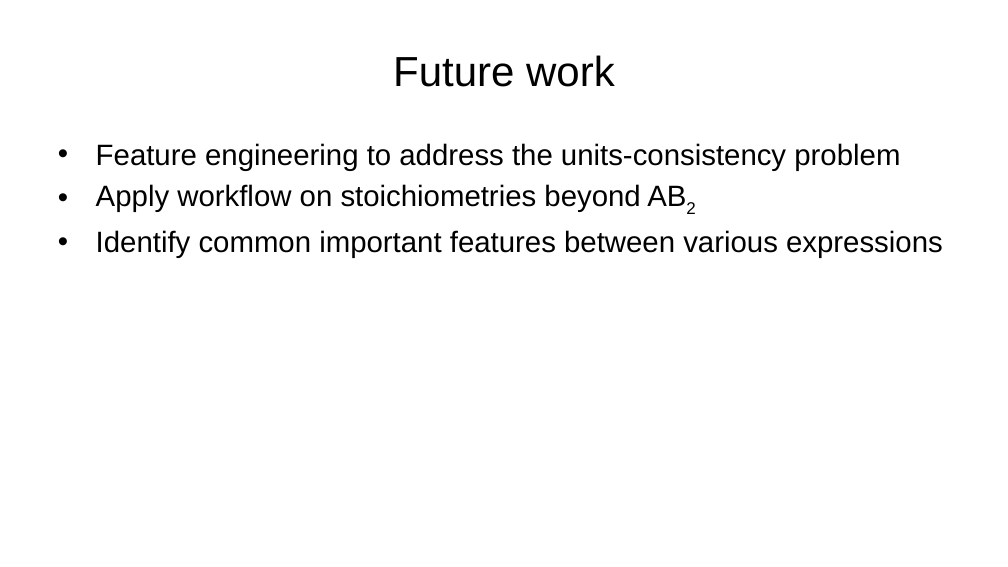
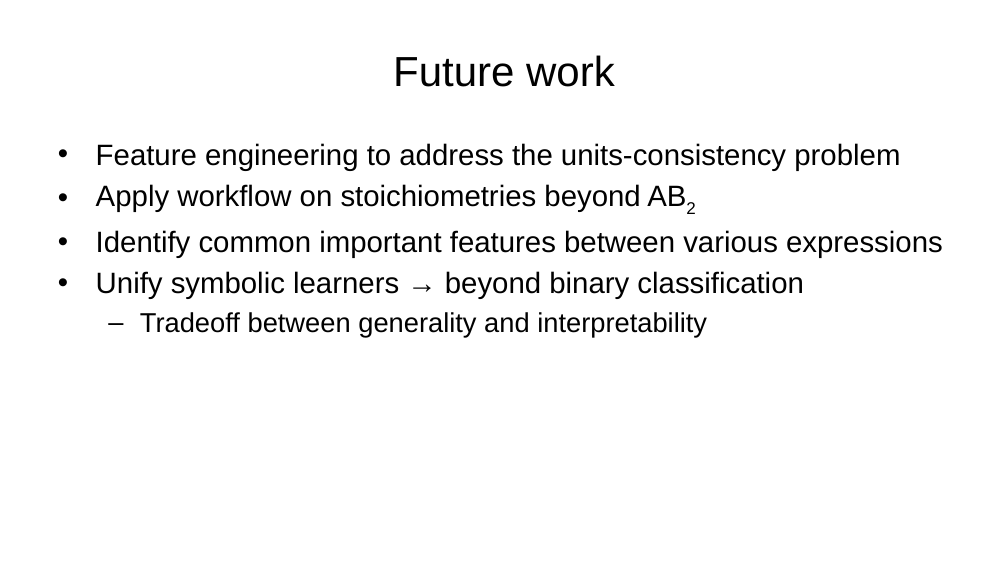
Before and after one commit to AlbertVong/Mat-Hack-2023, a slide deck: slide 10 of powerpoint_slides/final_presentation_av.pptx. Drawn at 1008x567 pixels with LibreOffice and Linux fonts; fonts in the diff are those of the drawing; background and template pictures are left out. Boxes give left, top, right and bottom in pixels: in the first picture for what was removed or moved away, otherwise in the second. Text is boxed around its words. In the diff, an @@ line names an element or a change of style, - is before the commit and + after.

```diff
--- a/powerpoint_slides/final_presentation_av.pptx
+++ b/powerpoint_slides/final_presentation_av.pptx
@@ text at (96,271,803,337): paragraphs added @@
+• Unify symbolic learners → beyond binary classification
+  – Tradeoff between generality and interpretability
```
Also in this commit, not shown: 2 other slides changed, 21 other files.
